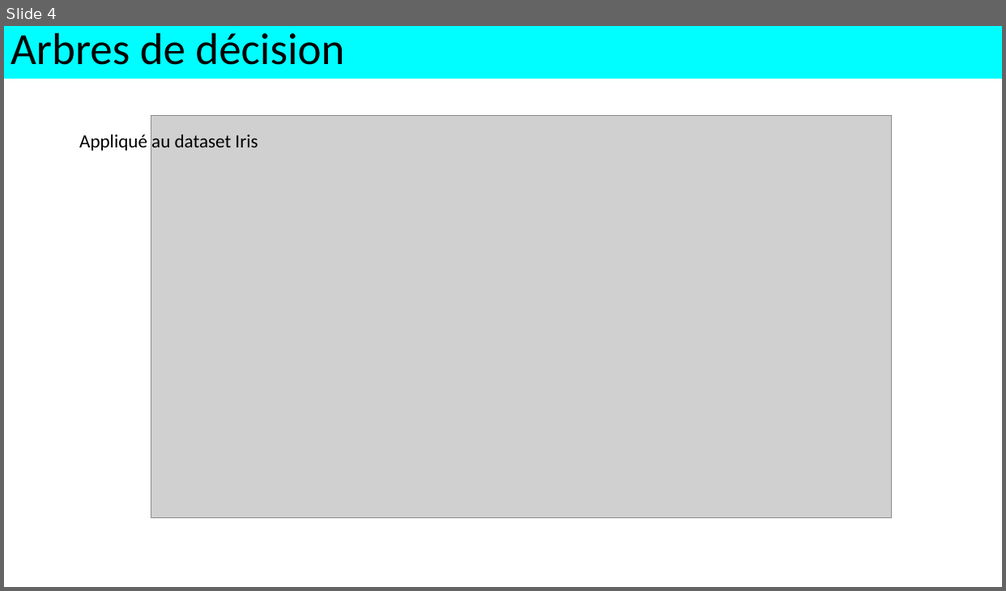
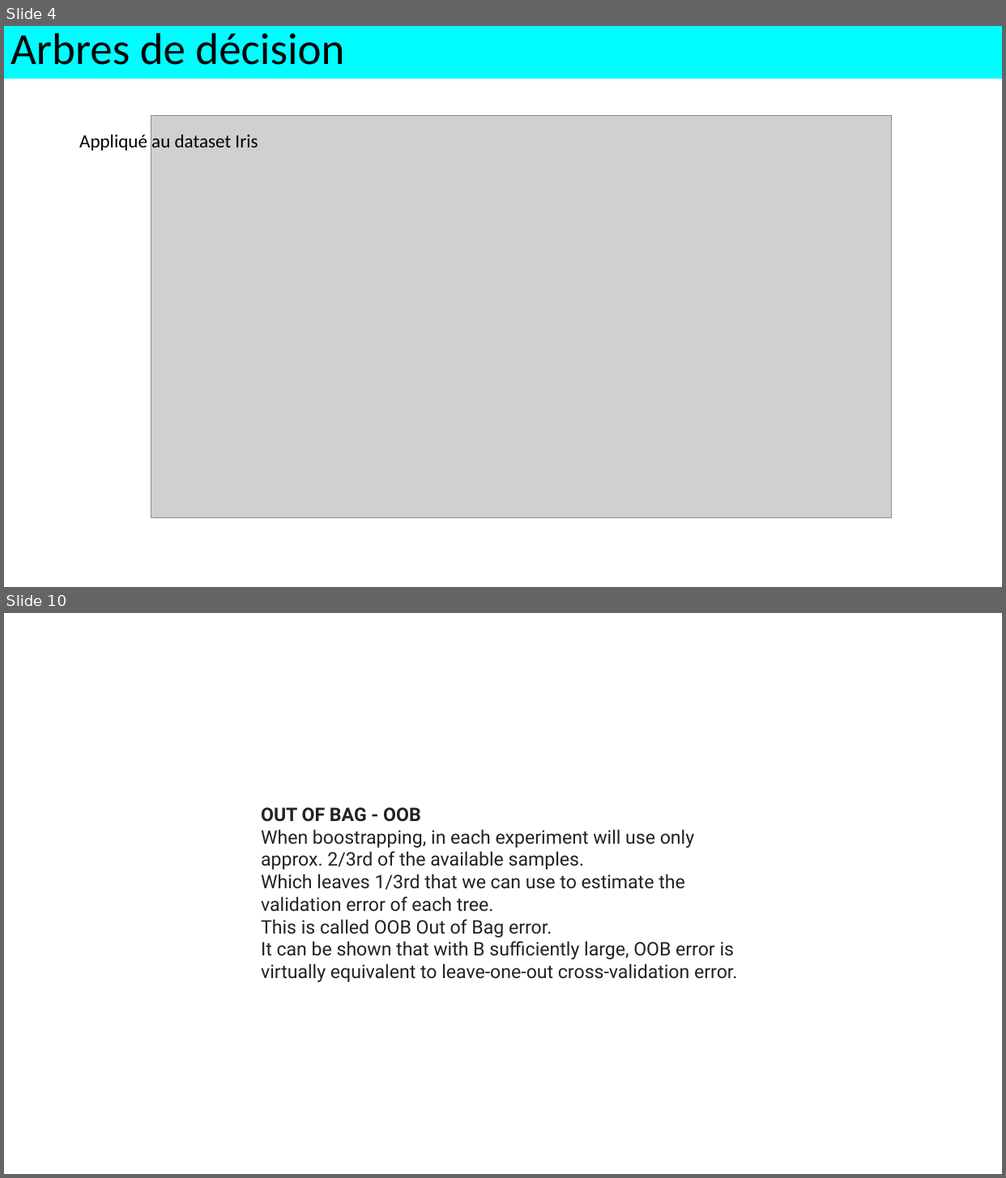
Before and after one commit to alexisperrier/XEmines_DataScience_2020, a slide deck: slides/XEM20_S1D7_random_forests.pptx. Shown one above the other, each under a label of ours: slide 4 before the commit, slides 4 and 10 after it; the slides between them are not shown. The pictures are 1006x591 and 1006x1178 pixels, drawn with LibreOffice and Linux fonts; fonts in the diff are those of the drawing; grey boxes stand for pictures. Boxes give left, top, right and bottom in pixels: in the first picture for what was removed or moved away, otherwise in the second. Text is boxed around its words. In the diff, an @@ line names an element or a change of style, - is before the commit and + after.

```diff
--- a/slides/XEM20_S1D7_random_forests.pptx
+++ b/slides/XEM20_S1D7_random_forests.pptx
@@ slide 10 added at bbox=[4, 613, 1002, 1174], background #FFFFFF @@
@@ text added at bbox=[261, 807, 737, 982], 18 pt, text #222222 @@
+OUT OF BAG - OOB
+When boostrapping, in each experiment will use only approx. 2/3rd of the available samples.
+Which leaves 1/3rd that we can use to estimate the validation error of each tree.
+This is called OOB Out of Bag error.
+It can be shown that with B sufficiently large, OOB error is virtually equivalent to leave-one-out cross-validation error.
```
Also in this commit, not shown: 1 slide changed, 6 other slides added.
